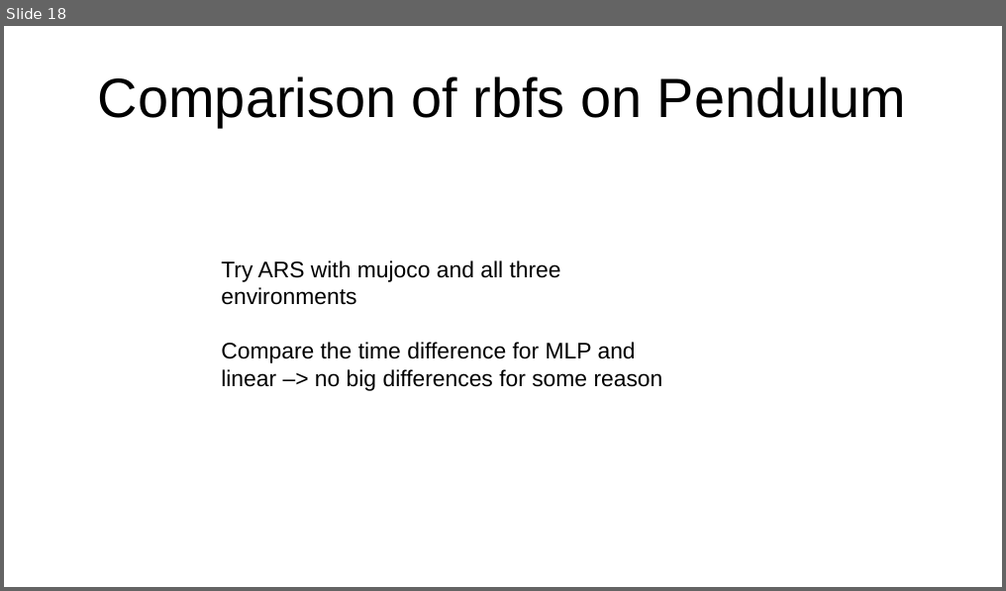
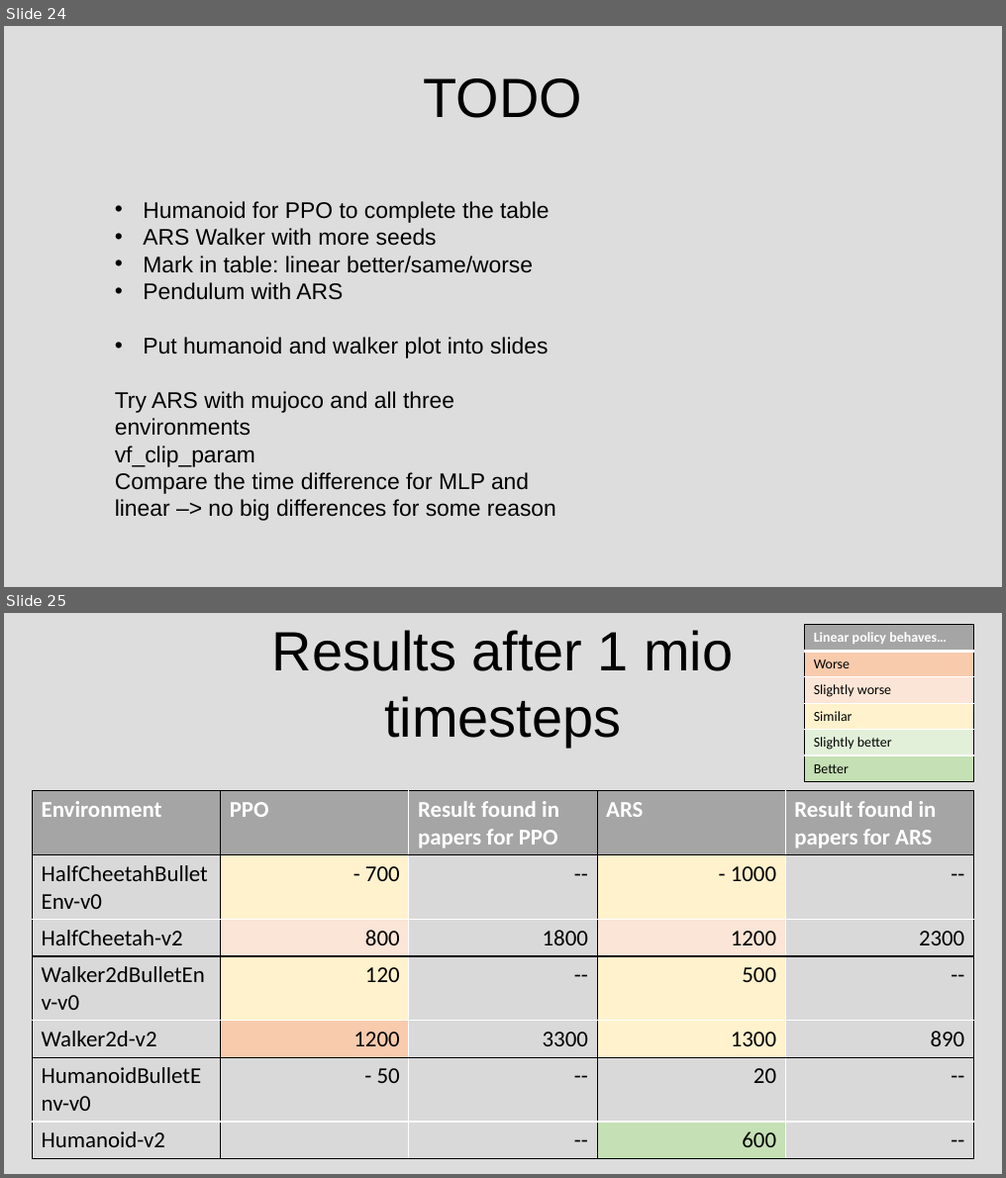
Before and after one commit to sgillen/seagul, a slide deck: seagul/rllib/rllib_with_rbf/Temporary_Results.pptx. Shown one above the other, each under a label of ours: slide 18 before the commit, slides 24 and 25 after it. The pictures are 1006x591 and 1006x1178 pixels, drawn with LibreOffice and Linux fonts; fonts in the diff are those of the drawing. Boxes give left, top, right and bottom in pixels: in the first picture for what was removed or moved away, otherwise in the second. Text is boxed around its words. In the diff, an @@ line names an element or a change of style, - is before the commit and + after.

```diff
--- a/seagul/rllib/rllib_with_rbf/Temporary_Results.pptx
+++ b/seagul/rllib/rllib_with_rbf/Temporary_Results.pptx
@@ slide 25 added at <box>4,613,1002,1174</box>, background #BFBFBF at 53% opacity @@
@@ title added at <box>272,630,733,747</box>, 44 pt, text #000000 @@
+Results after 1 mio
+timesteps
@@ table added at <box>805,625,974,778</box>, 6 rows, 1 columns @@
+Linear policy behaves…
+Worse
+Slightly worse
+Similar
+Slightly better
+Better
@@ table added at <box>32,791,974,1156</box>, 7 rows, 5 columns @@
+Environment | PPO | Result found in papers for PPO | ARS | Result found in papers for ARS
+HalfCheetahBulletEnv-v0 | - 700 | -- | - 1000 | --
+HalfCheetah-v2 | 800 | 1800 | 1200 | 2300
+Walker2dBulletEnv-v0 | 120 | -- | 500 | --
+Walker2d-v2 | 1200 | 3300 | 1300 | 890
+HumanoidBulletEnv-v0 | - 50 | -- | 20 | --
+Humanoid-v2 |  | -- | 600 | --
@@ what was slide 18 is now slide 24 @@
@@ slide 24 changed as well @@
@@ background #FFFFFF to #BFBFBF at 53% opacity @@
@@ title at <box>424,78,582,118</box>: text changed @@
-Comparison of rbfs on Pendulum
+TODO
@@ text "Humanoid for PPO to complete ...": place and size @@
-text "Humanoid for PPO to complete ..." at <box>221,261,663,391</box>
+text "Humanoid for PPO to complete ..." at <box>115,201,556,521</box>
@@ text at <box>143,201,549,359</box>: paragraphs added @@
+• Humanoid for PPO to complete the table
+• ARS Walker with more seeds
+• Mark in table: linear better/same/worse
+• Pendulum with ARS
+• Put humanoid and walker plot into slides
@@ text at <box>115,446,255,468</box>: paragraph added @@
+vf_clip_param
```
Also in this commit, not shown: 17 other slides changed, 6 other slides added, 1 slide removed.
